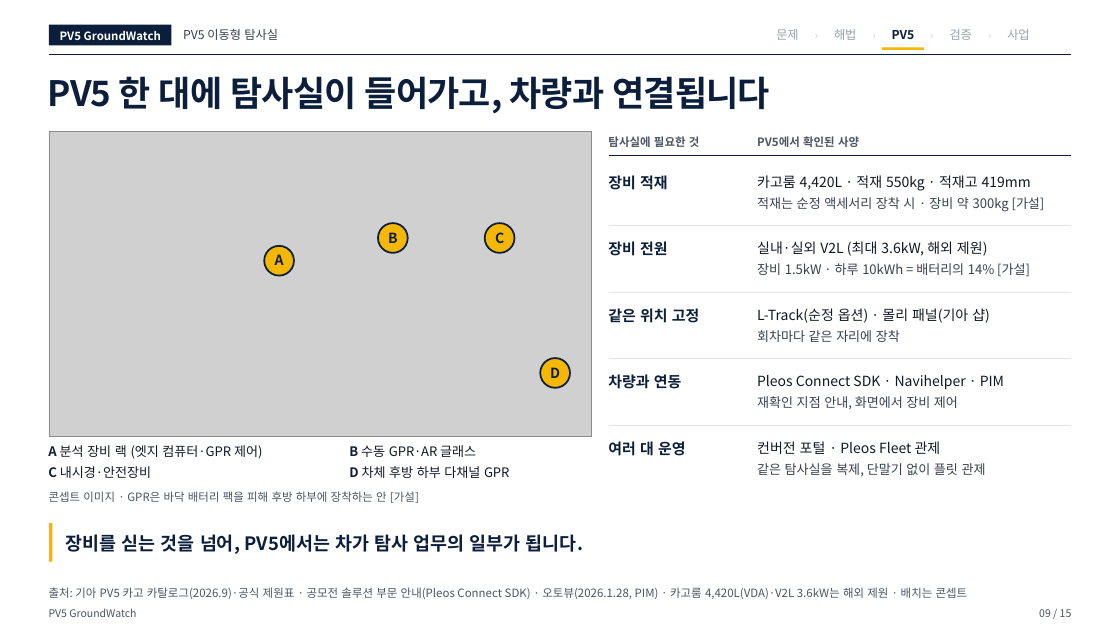
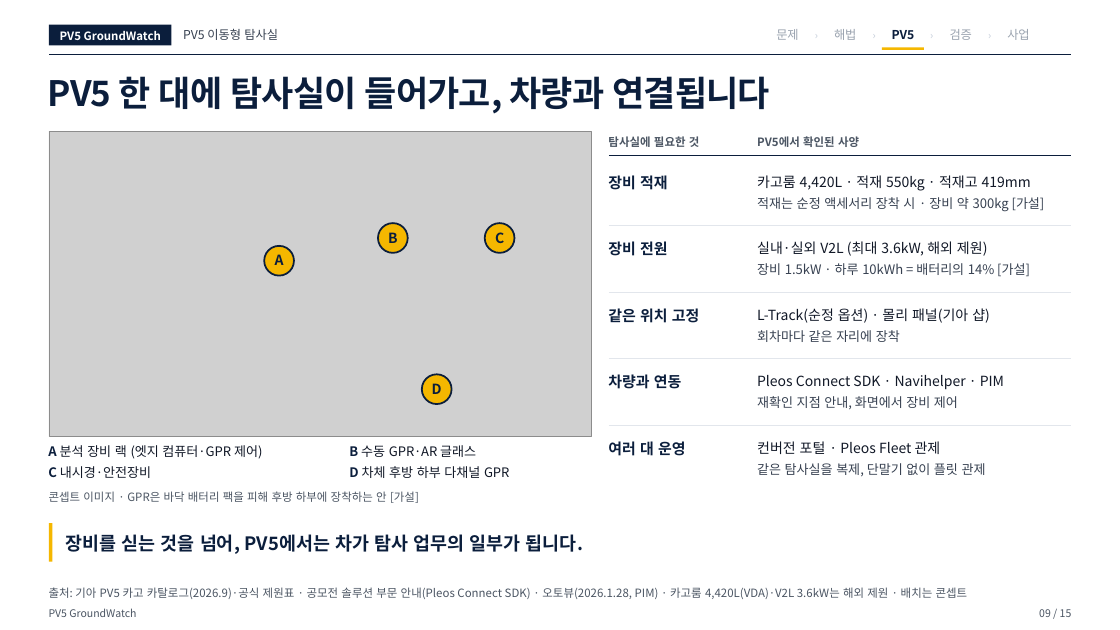
Before and after one commit to woojin-choe/pv5-hose-lab, a slide deck: slide 9 of ppt_all/PV5_GroundWatch_10_24.pptx. Drawn at 1120x630 pixels with LibreOffice and Linux fonts; fonts in the diff are those of the drawing; grey boxes stand for pictures. Boxes give left, top, right and bottom in pixels: in the first picture for what was removed or moved away, otherwise in the second. Text is boxed around its words. In the diff, an @@ line names an element or a change of style, - is before the commit and + after.

```diff
--- a/ppt_all/PV5_GroundWatch_10_24.pptx
+++ b/ppt_all/PV5_GroundWatch_10_24.pptx
@@ ellipse: place and size @@
-ellipse at box(540, 358, 570, 387)
+ellipse at box(422, 375, 451, 404)
@@ text "D": place and size @@
-text "D" at box(550, 367, 560, 378)
+text "D" at box(432, 383, 442, 394)
```
Also in this commit, not shown: 7 other files.
